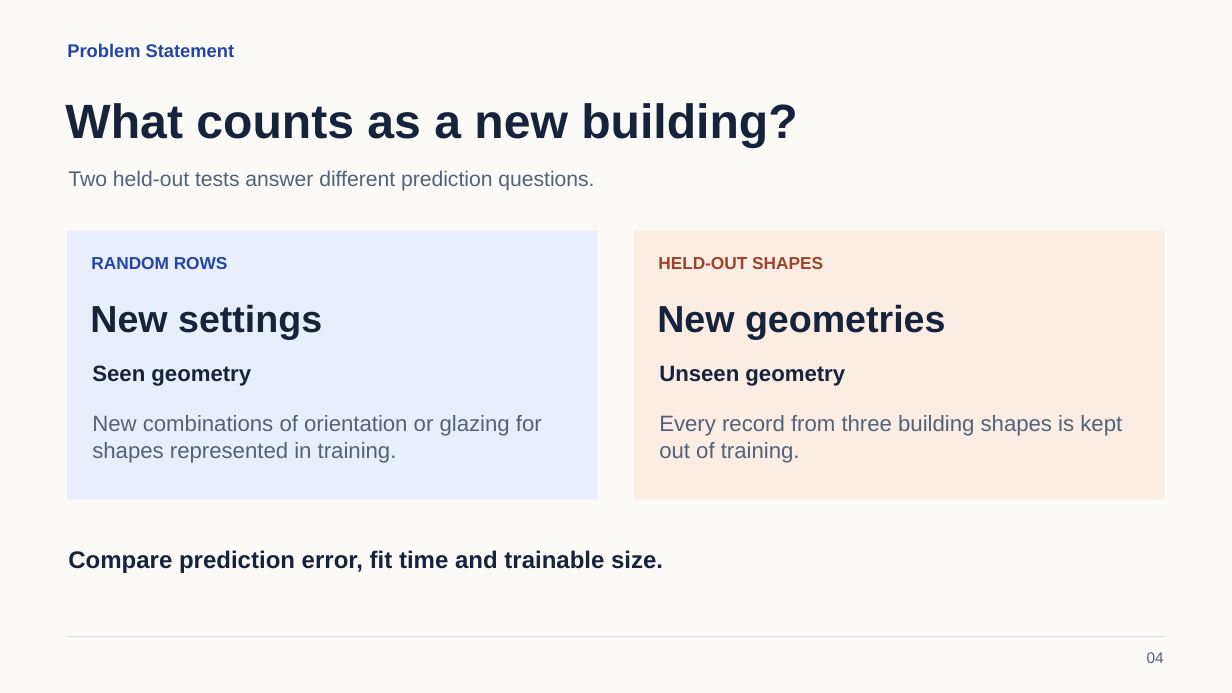
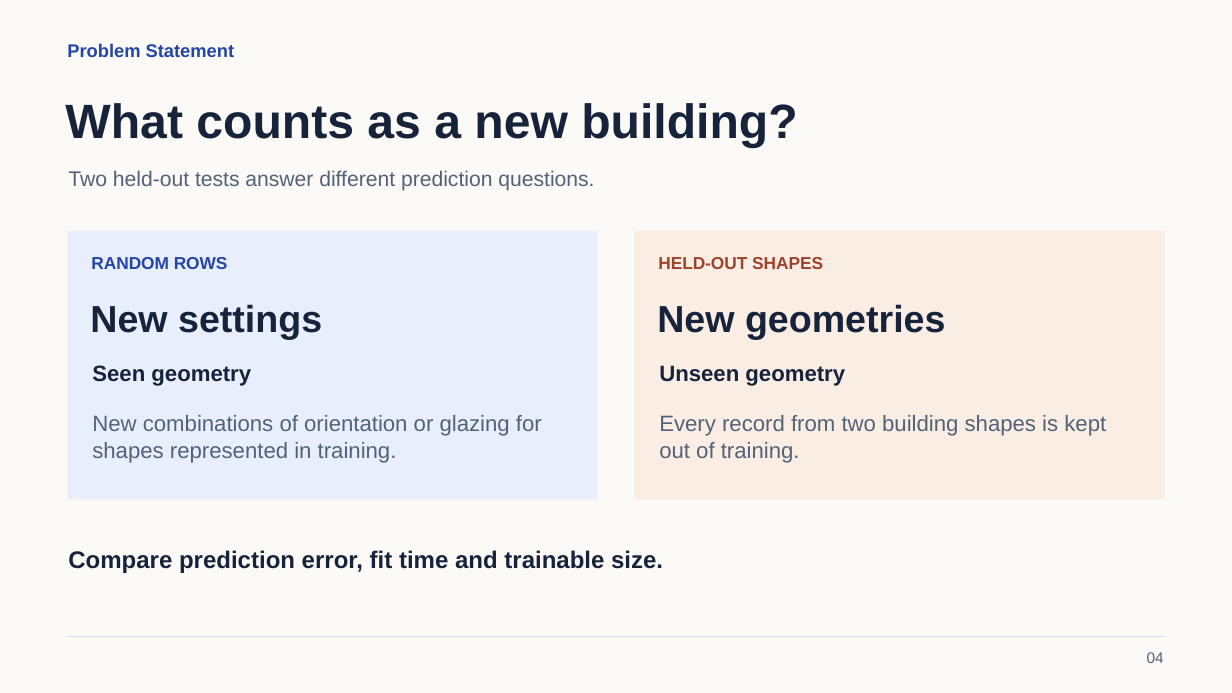
Before and after one commit to wei470/8610-Project, a slide deck: slide 4 of Presentation.pptx. Drawn at 1232x693 pixels with LibreOffice and Linux fonts; fonts in the diff are those of the drawing. Boxes give left, top, right and bottom in pixels: in the first picture for what was removed or moved away, otherwise in the second. Text is boxed around its words. In the diff, an @@ line names an element or a change of style, - is before the commit and + after.

```diff
--- a/Presentation.pptx
+++ b/Presentation.pptx
@@ text at [659,415,1106,463]: text changed @@
-Every record from three building shapes is kept out of training.
+Every record from two building shapes is kept out of training.
```
Also in this commit, not shown: 13 other slides changed, 3 slides added, 42 other files.
